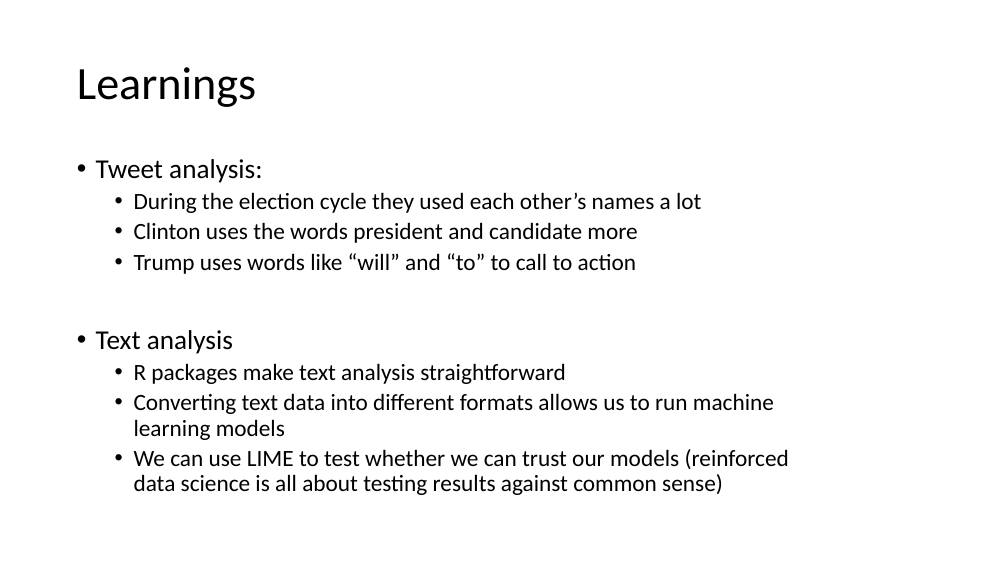
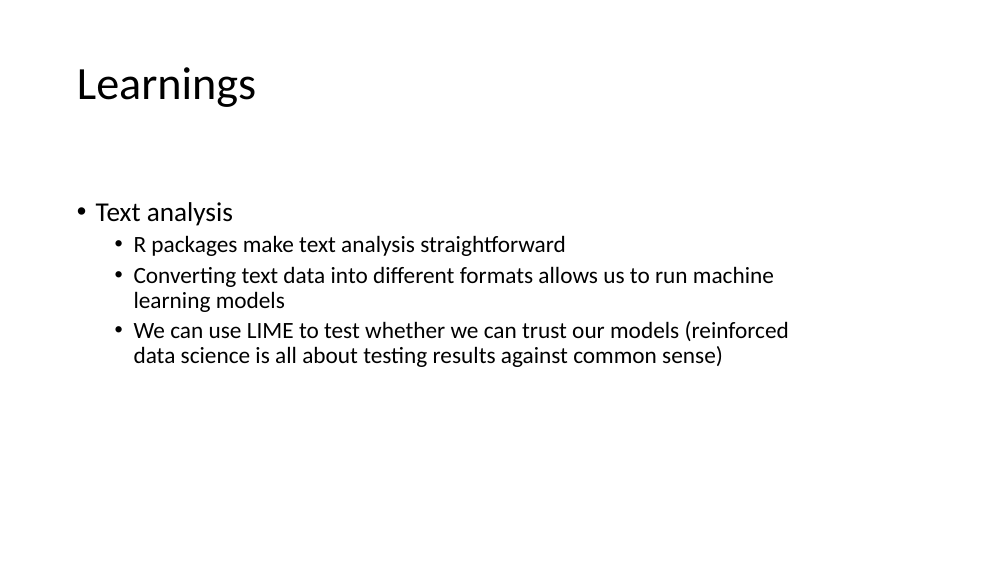
Before and after one commit to KKulma/2018_eRum_TextClassification_workshop, a slide deck: slide 38 of TextClassification_Slides.pptx. Drawn at 1008x567 pixels with LibreOffice and Linux fonts; fonts in the diff are those of the drawing; background and template pictures are left out. Boxes give left, top, right and bottom in pixels: in the first picture for what was removed or moved away, otherwise in the second. Text is boxed around its words. In the diff, an @@ line names an element or a change of style, - is before the commit and + after.

```diff
--- a/TextClassification_Slides.pptx
+++ b/TextClassification_Slides.pptx
@@ text at [96, 159, 701, 274]: paragraphs removed @@
-• Tweet analysis:
-  • During the election cycle they used each other’s names a lot
-  • Clinton uses the words president and candidate more
-  • Trump uses words like “will” and “to” to call to action
```
Also in this commit, not shown: 2 other slides changed, 1 slide added, 4 other files.
